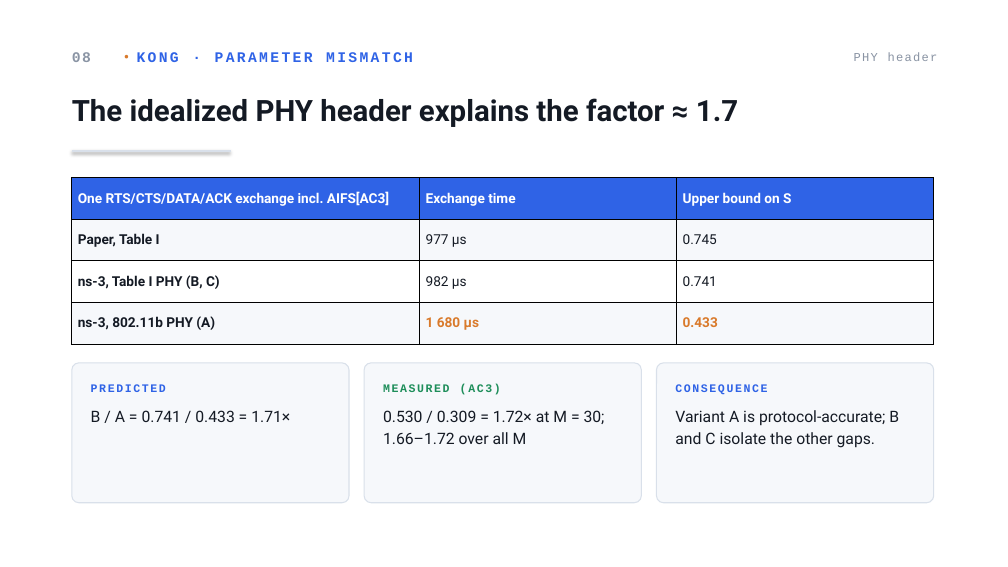
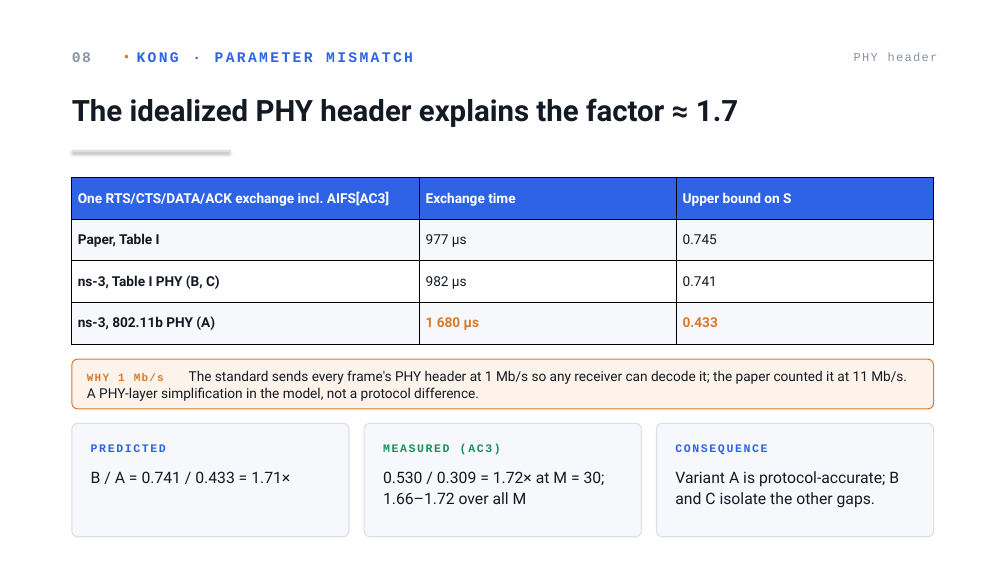
Before and after one commit to AhmadRifqi86/MWN-2026-M11402804-Rifqi, a slide deck: slide 9 of assets/ppt/a4-M11402804-AhmadRifqi.pptx. Drawn at 1008x567 pixels with LibreOffice and Linux fonts; fonts in the diff are those of the drawing. Boxes give left, top, right and bottom in pixels: in the first picture for what was removed or moved away, otherwise in the second. Text is boxed around its words. In the diff, an @@ line names an element or a change of style, - is before the commit and + after.

```diff
--- a/assets/ppt/a4-M11402804-AhmadRifqi.pptx
+++ b/assets/ppt/a4-M11402804-AhmadRifqi.pptx
@@ rounded rectangle resized from (x1=72, y1=363, x2=349, y2=503) to (x1=72, y1=359, x2=934, y2=409) @@
@@ rounded rectangle at (x1=72, y1=359, x2=934, y2=409): fill #F6F8FB to #FDF3EA; outline #D9E0EA 1 pt to #D97A2B 1 pt; proportions changed @@
@@ text added at (x1=87, y1=370, x2=907, y2=401), 13 pt, text #141A24 @@
+WHY 1 Mb/s The standard sends every frame's PHY header at 1 Mb/s so any receiver can decode it; the paper counted it at 11 Mb/s. A PHY-layer simplification in the model, not a protocol difference.
@@ rounded rectangle resized from (x1=364, y1=363, x2=642, y2=503) to (x1=72, y1=423, x2=349, y2=537) @@
@@ text "PREDICTED" moved from (x1=91, y1=384, x2=290, y2=422) to (x1=91, y1=444, x2=290, y2=483) @@
@@ rounded rectangle resized from (x1=656, y1=363, x2=934, y2=503) to (x1=364, y1=423, x2=642, y2=537) @@
@@ text "MEASURED (AC3)" moved from (x1=383, y1=384, x2=605, y2=444) to (x1=383, y1=444, x2=605, y2=504) @@
@@ rounded rectangle added at (x1=656, y1=423, x2=934, y2=537), fill #F6F8FB, outline #D9E0EA 1 pt @@
@@ text "CONSEQUENCE" moved from (x1=675, y1=384, x2=899, y2=448) to (x1=675, y1=444, x2=899, y2=508) @@
```
Also in this commit, not shown: 1 other file.
